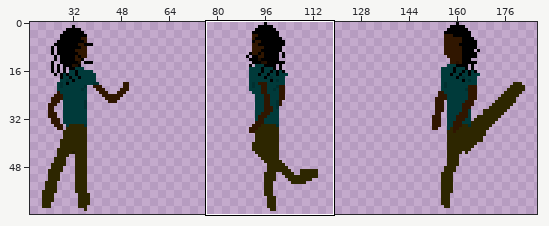
Sprite sheet: gdx-game-android/assets/hero-attack2-spritesheet.png. The picture above shows the old version from afar; the outline marks the close-up.
Close-up. The starting point:
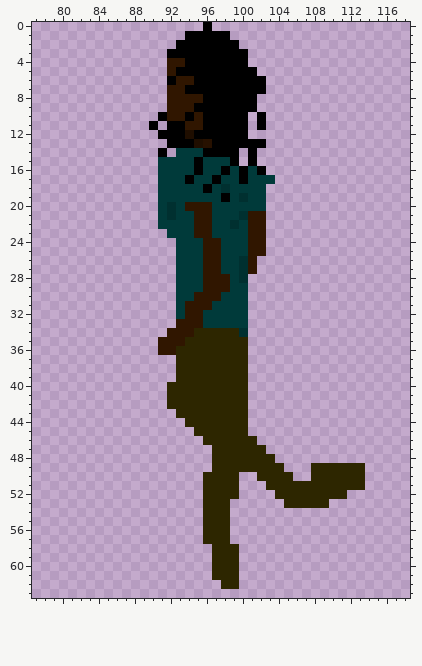
The file is 192x64 pixels. Colours within 5 levels of each other are drawn and written as one. Shown: x 77..118, y 0..63. The wide view leaves out empty margins. The commit also changed other parts of the picture, which this record leaves out.
The result:
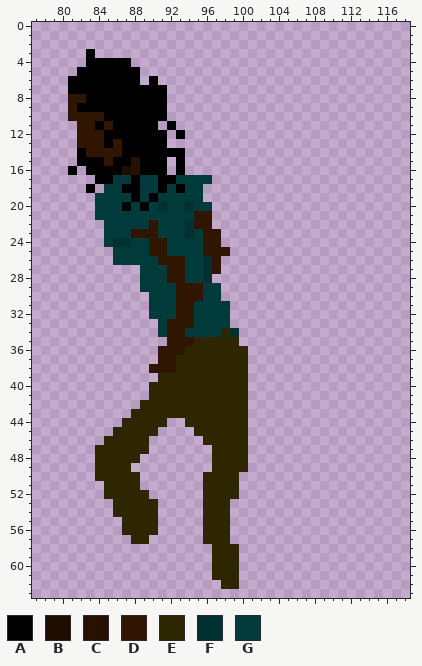
Palette (. is transparent): A #000000  B #1f0e00  C #271100  D #301600  E #2d2600  F #003030  G #003a3a
The exact change:
Changed rows in their new state; - is an unchanged pixel.
first column x 81:
 0 ---------------.-----------------
 1 -------------.....---------------
 2 ------------.......--------------
 3 --A--------.........-------------
 4 --AAAAA----.........-------------
 5 -AAAAAAA---..........------------
 6 AAAAAAAA-A-...........-----------
 7 AAAAAAAAAAA...........-----------
 8 DDAAAAAAAAA..........------------
 9 DAAAAAAAAAA..........------------
10 DDDDAAAAAA-.........-.-----------
11 -DDADAAAA---........-.-----------
12 -DDDAAAAAA-.-.......-------------
13 -DDDADAAAAA...........-----------
14 -ADDDDAAAA-AA......-.------------
15 -AAADAACAAA.A......-.------------
16 A-AAAABCAAA.A.........-----------
17 ---AAGGAGGAA-G--.......----------
18 --A-GGAAGGA-A--.......-----------
19 ---GGGGAGA-----.......-----------
20 ---GGGAGAGFG-FGG......-----------
21 ---GGGGGGG-G----......-----------
22 ----GGGGGD---F--......-----------
23 ----GGGDDDG--FG-D.....-----------
24 ----GFFGGDDG-----.....-----------
25 -----GGGGDDG-----D....-----------
26 -----GGGGGDDD--F-....------------
27 --------GGGDD--F-....------------
28 --------GGGDD--F....-------------
29 --------GGGGDDDGG...-------------
30 ---------GGGDD-GG...-------------
31 ---------GGGD-GG--..-------------
32 ---------GGGD-G---..-------------
33 ----------GD--G---..-------------
34 ----------G--GGGG-F.-------------
35 ----------.--D-----.-------------
36 ------------D--------------------
37 ----------DD---------------------
38 ---------DDD---------------------
39 ----------EE---------------------
40 ---------EE----------------------
41 ---------EE----------------------
42 --------EEE----------------------
43 -------EEEEE---------------------
44 ------EEEEE----------------------
45 -----EEEEE-----------------------
46 ----EEEEE-----------.------------
47 ---EEEEEE-----------..-----------
48 ---EEEEE------------...----------
49 ---EEEE-------------....---......
50 ---EEEEE-------------....--......
51 ----EEEE--------------...........
52 ----EEEEE--------------........--
53 -----EEEEE--------------.....----
54 -----EEEEE-----------------------
55 ------EEEE-----------------------
56 ------EEEE-----------------------
57 -------EE------------------------
Boxes around the changes in both close-ups, in picture pixels (x1, y1, x2, y2):
changed: (68, 22, 365, 544)
